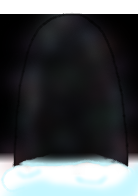
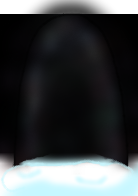
Layers edited between the first and the second 138 x 196 image:
added layer "Layer #7" (multiply) above "Layer #6" over [0, 0, 138, 179]
added layer "Layer #6" (51%) above "Layer #5" over [36, 53, 113, 170]
